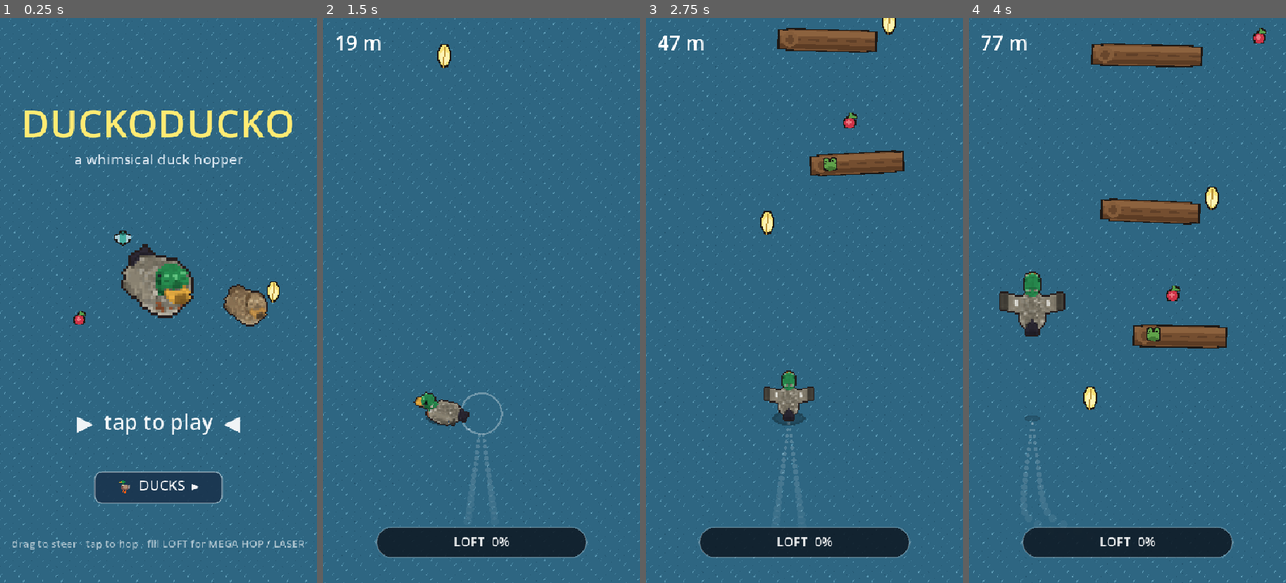
Above: before the commit, frames 1-4 (left to right).
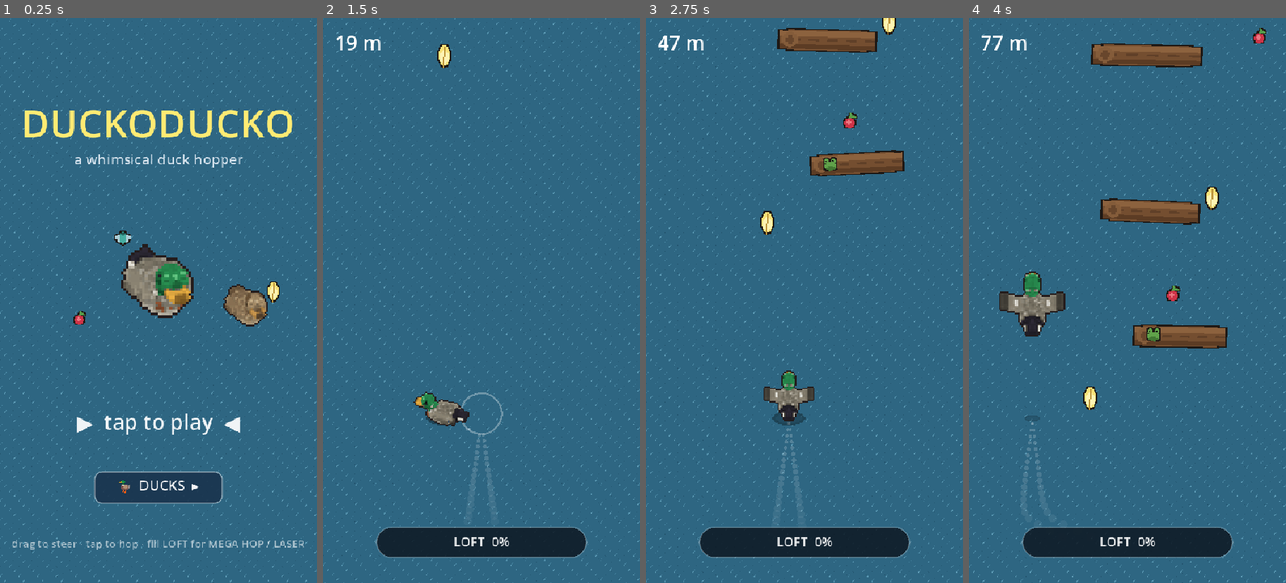
Above: after the commit, the same moments.

Repository: scottx611x/duckoducko
Game: Godot game, scene res://Main.tscn
Same seed, same stepped clock (60 frames per second), same inputs: the game is played once before the commit and once after it.
Inputs (mouse positions are in pixels of both pictures, inside the frame that each line leads up to):
- Up to frame 1 (0.25 s): no input
- Up to frame 2 (1.5 s): tap Enter at 0.5 s; move the mouse to (551, 272) at 0.52 s; tap Space at 0.6, 0.77, 1.07 s; click (551, 272) at 0.67 s; drag from (418, 328) to (465, 413) at 1.27 s
- Up to frame 3 (2.75 s): move the mouse to (836, 176) at 2.02 s; tap L at 2.1 s; click (836, 176) at 2.17 s; tap Space at 2.3 s
- Up to frame 4 (4 s): drag from (1111, 413) to (1032, 215) at 2.77 s; move the mouse to (1222, 385) at 3.52 s; tap M at 3.6 s; click (1222, 385) at 3.67 s; tap Space at 3.77, 3.8 s

The runs differ from the first frame. In frame 1, less than 0.1% of the frame differs, in the area x 39-83%, y 42-52%; in frame 2, less than 0.1%; in frame 3, less than 0.1%; in frame 4, 0.1%, in the area x 16-24%, y 52-56%.

Commit message:
Realistic species art, roguelike upgrade drafts, spinnable duck select
- Voxel realism pass: mallard black rump + white outer tail, hen bill
  saddle, wood duck chest speckles + flank bars + double face stripes,
  pintail long neck + culmen stripe, bufflehead white flanks
- Roguelike-lite (DESIGN §12 adopted): every 400m the river pauses and
  deals a pick-1-of-3 draft from 8 stackable run-scoped upgrades (spring
  legs, double hop, crumb magnet, thick feathers shield, loft engine,
  lazy river, snack radar, tuck & trim); build eulogized on death;
  shield charges shown in HUD
- Duck select: 24-angle turntable renders per species, drag to spin
  freely (slow auto-spin when idle); locked ducks spin as silhouettes
- Smoke test covers draft deal/pick; --dbg captures the draft overlay

Co-Authored-By: Claude Fable 5 <noreply@anthropic.com>

Diff:
--- a/Main.gd
+++ b/Main.gd
@@ -23,6 +23,19 @@
 
 const WELL_DECK := ["well.", "rude.", "that's a log.", "ok.", "hm.", "a tragedy.", "splash.", "a HERON!"]
 
+# roguelike drafts (DESIGN §12): every 400m the river pauses and deals 3 upgrades
+const DRAFT_EVERY := 4000.0     # distance units (10 = 1m)
+const UPGRADES := [
+	{"id": "spring", "name": "SPRING LEGS", "desc": "+15% hop height & hang time"},
+	{"id": "double", "name": "DOUBLE HOP", "desc": "hop again in mid-air"},
+	{"id": "magnet", "name": "CRUMB MAGNET", "desc": "+45% collect reach"},
+	{"id": "shield", "name": "THICK FEATHERS", "desc": "shrug off one bonk"},
+	{"id": "loft", "name": "LOFT ENGINE", "desc": "LOFT fills 30% faster"},
+	{"id": "zen", "name": "LAZY RIVER", "desc": "the river ramps up 25% slower"},
+	{"id": "snacks", "name": "SNACK RADAR", "desc": "+35% more snacks float by"},
+	{"id": "tiny", "name": "TUCK & TRIM", "desc": "10% smaller duck"},
+]
+
 # themed stretches: every 500m the water palette washes down the screen (DESIGN §5)
 const THEME_LEN := 5000.0       # distance units (10 units = 1m)
 const THEMES := [
@@ -92,6 +105,14 @@
 var theme_idx := 0
 var theme_prev := 0
 var theme_sweep := 1.0          # 0..1: the wash line's progress down the screen
+
+# roguelike run state
+var drafting := false
+var draft_choices: Array = []
+var next_draft := DRAFT_EVERY
+var picked := {}                # upgrade id -> stacks taken this run
+var shield_charges := 0
+var air_hops := 0               # double-hops spent since last landing
 
 var loft := 0.0
 var loft_ready := false
@@ -226,6 +247,11 @@
 	await get_tree().create_timer(0.4).timeout
 	hop()
 	await get_tree().create_timer(0.7).timeout
+	distance = next_draft - 5.0                        # cross the 400m draft mark
+	await get_tree().create_timer(0.4).timeout
+	print("SMOKE drafting=", drafting, " choices=", draft_choices.size())
+	_on_press(_draft_rect(1).get_center())             # take the middle card
+	print("SMOKE picked=", picked, " drafting=", drafting)
 	distance = 4990.0                                  # cross a theme boundary
 	await get_tree().create_timer(0.6).timeout
 	print("SMOKE theme=", THEMES[theme_idx].name, " sweep=", theme_sweep)
@@ -287,6 +313,13 @@
 	d["face"] = load("res://art/%s_face.png" % sp)
 	var hp := "res://art/%s_hero.png" % sp                 # front 3/4 for menu (gameplay is back view)
 	d["hero"] = load(hp) if ResourceLoader.exists(hp) else null
+	var spin := []                                         # 24-angle turntable (duck-select)
+	for si in range(24):
+		var sf := "res://art/%s_spin_%02d.png" % [sp, si]
+		if not ResourceLoader.exists(sf):
+			break
+		spin.append(load(sf))
+	d["spin"] = spin
 	var st := []
 	for zi in range(64):
 		var p := "res://art/%s_stack_%02d.png" % [sp, zi]
@@ -324,6 +357,12 @@
 	fancy = false
 	theme_sweep = 1.0
 	state = St.GROUNDED
+	# the upgrade draft overlay
+	_open_draft()
+	await get_tree().create_timer(0.05).timeout
+	await RenderingServer.frame_post_draw
+	get_viewport().get_texture().get_image().save_png("/tmp/s_draft.png")
+	_pick_upgrade(draft_choices[0])
 	loft = 1.0
 	loft_ready = true
 	mega_hop()
@@ -370,10 +409,40 @@
 
 # per-duck hop/mega timing (floaty ducks hang longer AND rise higher)
 func cur_hop_dur() -> float:
-	return HOP_DUR * duck_hop_mul
+	return HOP_DUR * duck_hop_mul * _hop_boost()
 
 func cur_mega_dur() -> float:
 	return MEGA_DUR * (0.9 + 0.2 * duck_hop_mul)
+
+# ---- roguelike upgrades ---------------------------------------------------------
+func _up(id: String) -> int:
+	return picked.get(id, 0)
+
+func _hop_boost() -> float:
+	return pow(1.15, float(_up("spring")))
+
+func _size_mul() -> float:
+	return duck_size_mul * pow(0.9, float(_up("tiny")))
+
+func _open_draft() -> void:
+	drafting = true
+	next_draft += DRAFT_EVERY
+	var pool := UPGRADES.duplicate()
+	pool.shuffle()
+	draft_choices = pool.slice(0, 3)
+	center_label.visible = false
+	_sfx("chime", 1.25)
+
+func _draft_rect(i: int) -> Rect2:
+	return Rect2(70.0, 310.0 + i * 150.0, 400.0, 130.0)
+
+func _pick_upgrade(u: Dictionary) -> void:
+	picked[u.id] = picked.get(u.id, 0) + 1
+	if u.id == "shield":
+		shield_charges += 1
+	drafting = false
+	_sfx("unlock")
+	_flash(u.name + "!")
 
 func reset_game() -> void:
 	state = St.GROUNDED
@@ -411,6 +480,12 @@
 	theme_idx = 0
 	theme_prev = 0
 	theme_sweep = 1.0
+	drafting = false
+	draft_choices.clear()
+	next_draft = DRAFT_EVERY
+	picked.clear()
+	shield_charges = 0
+	air_hops = 0
 	cam.zoom = Vector2.ONE
 	cam.offset = Vector2.ZERO
 	center_label.visible = false
@@ -451,6 +526,12 @@
 		_sfx("click")
 		reset_game()
 		return
+	if drafting:
+		for i in draft_choices.size():
+			if _draft_rect(i).has_point(pos):
+				_pick_upgrade(draft_choices[i])
+				return
+		return
 	# tapping the (ready) LOFT bar: left half = MEGA, right half = LASER
 	if loft_ready and Rect2(loft_bar.position, loft_bar.size).has_point(pos):
 		if pos.x < loft_bar.position.x + loft_bar.size.x * 0.5:
@@ -510,7 +591,7 @@
 # ---- actions -----------------------------------------------------------------
 func hop() -> void:
 	idle_timer = 0.0
-	if not alive or in_menu:
+	if not alive or in_menu or drafting:
 		return
 	if state == St.GROUNDED:
 		state = St.HOPPING
@@ -522,6 +603,10 @@
 			_sfx("hop", 1.3)                       # the fancy one sounds fancier
 		else:
 			_sfx("hop", randf_range(0.95, 1.1))
+	elif state == St.HOPPING and air_hops < _up("double"):
+		air_hops += 1                              # DOUBLE HOP: relaunch mid-air
+		hop_t = 0.0
+		_sfx("hop", 1.2)
 
 func mega_hop() -> void:
 	if not alive or in_menu or not loft_ready or state == St.MEGA or laser_t > 0.0:
@@ -552,7 +637,14 @@
 	best_m = maxi(best_m, m)
 	_save()
 	var sub := "NEW BEST!" if record else "best: %d m" % best_m
-	center_label.text = "%s\n\n%d m · %s\n+%d 🪶\n\ntap to retry" % [msg, m, sub, run_feathers]
+	var build := ""                     # the run's draft picks, eulogized
+	for u in UPGRADES:
+		var n: int = picked.get(u.id, 0)
+		if n > 0:
+			build += ("" if build == "" else " · ") + u.name + ("" if n == 1 else " ×%d" % n)
+	if build != "":
+		build = "\n" + build
+	center_label.text = "%s\n\n%d m · %s\n+%d 🪶%s\n\ntap to retry" % [msg, m, sub, run_feathers, build]
 	center_label.visible = true
 
 # ---- per-frame ---------------------------------------------------------------
@@ -560,13 +652,13 @@
 	anim_t += delta
 	if in_select:
 		select_yaw += delta * 0.7
-	if not in_menu and not in_select and alive:
+	if not in_menu and not in_select and alive and not drafting:
 		_update_play(delta)
 	_update_ripples(delta)
 	queue_redraw()
 
 func _update_play(delta: float) -> void:
-	speed = BASE_SPEED + SPEED_RAMP * (distance / 200.0)
+	speed = BASE_SPEED + SPEED_RAMP * (distance / 200.0) * pow(0.75, _up("zen"))
 	distance += speed * delta
 	idle_timer += delta
 
@@ -575,6 +667,10 @@
 		_sfx("chime", pow(2.0, PENTA[milestone_step % PENTA.size()] / 12.0), -4.0)
 		milestone_step += 1
 		next_milestone += 100
+
+	# roguelike draft: deal 3 upgrades at each 400m mark (waits for a grounded duck)
+	if distance >= next_draft and state == St.GROUNDED and laser_t <= 0.0:
+		_open_draft()
 
 	# themed stretches: new palette washes down the screen, the duck approves
 	var ti := int(distance / THEME_LEN) % THEMES.size()
@@ -626,7 +722,7 @@
 			var z := 1.0 - 0.26 * hop_height()
 			cam.zoom = Vector2(z, z)
 			for it in items:
-				if not it.got and absf(it.x - duck_x) < 70.0:
+				if not it.got and absf(it.x - duck_x) < 70.0 * (1.0 + 0.45 * _up("magnet")):
 					_collect(it)
 			if mega_t / cur_mega_dur() >= 1.0:
 				state = St.GROUNDED
@@ -649,6 +745,7 @@
 	return state == St.MEGA or laser_t > 0.0
 
 func _land(mega: bool) -> void:
+	air_hops = 0
 	ripples.append({"x": duck_x, "y": BASE_Y, "t": 0.0, "max": 220.0 if mega else 90.0})
 	if mega:
 		_sfx("splash_big")
@@ -686,7 +783,7 @@
 	item_timer -= delta
 	if item_timer <= 0.0:
 		items.append({"x": randf_range(40.0, VIEW.x - 40.0), "y": -40.0, "got": false, "kind": _pick_kind()})
-		item_timer = randf_range(0.55, 1.2)
+		item_timer = randf_range(0.55, 1.2) / (1.0 + 0.35 * _up("snacks"))
 
 	heron_timer -= delta
 	if heron_timer <= 0.0 and distance > HERON_START:
@@ -732,11 +829,13 @@
 	enemies = e_survivors
 
 func _collide() -> void:
-	var r := DUCK_R * duck_size_mul
+	var r := DUCK_R * _size_mul()
+	var reach := (r + 18.0) * (1.0 + 0.45 * _up("magnet"))
 	for it in items:
-		if not it.got and Vector2(it.x - duck_x, it.y - BASE_Y).length() < r + 18.0:
+		if not it.got and Vector2(it.x - duck_x, it.y - BASE_Y).length() < reach:
 			_collect(it)
 
+	var smashed = null
 	for l in logs:
 		if absf(l.x - duck_x) < l.w * 0.5 + r * 0.52 and absf(l.y - BASE_Y) < l.h * 0.5 + r * 0.52:
 			if is_airborne() or is_invincible():
@@ -747,14 +846,32 @@
 					if l.frog and not l.frog_gone:
 						l.frog_gone = true
 						ripples.append({"x": l.x - l.w * 0.3, "y": l.y, "t": 0.0, "max": 50.0})
+			elif shield_charges > 0:
+				shield_charges -= 1              # THICK FEATHERS soaks the bonk
+				smashed = l
+				duck_shake = 0.3
+				_sfx("bonk", 1.3, -6.0)
+				_flash("POOF.")
+				break
 			else:
 				die(WELL_DECK[randi() % WELL_DECK.size()])
 				return
+	if smashed != null:
+		ripples.append({"x": smashed.x, "y": smashed.y, "t": 0.0, "max": 110.0})
+		logs.erase(smashed)
 
 	# the heron dive ignores hopping (it's aerial) — you must STEER clear, or be invincible
 	if not is_invincible():
 		for e in enemies:
 			if absf(e.x - duck_x) < 44.0 and absf(e.y - BASE_Y) < 42.0:
+				if shield_charges > 0:
+					shield_charges -= 1
+					duck_shake = 0.3
+					_sfx("bonk", 1.3, -6.0)
+					_flash("POOF.")
+					ripples.append({"x": e.x, "y": e.y, "t": 0.0, "max": 110.0})
+					enemies.erase(e)
+					return
 				die("a HERON!")
 				return
 
@@ -769,7 +886,7 @@
 	ripples.append({"x": it.x, "y": it.y, "t": 0.0, "max": 40.0})
 
 func _add_loft(amount: float) -> void:
-	loft = clampf(loft + amount, 0.0, 1.0)
+	loft = clampf(loft + amount * (1.0 + 0.3 * _up("loft")), 0.0, 1.0)
 	if loft >= 1.0 and not loft_ready:
 		loft_ready = true
 		_sfx("chime", 1.5)                         # LOFT ready fanfare
@@ -789,6 +906,8 @@
 
 func _refresh_hud() -> void:
 	score_label.text = "%d m" % int(distance / 10.0)
+	if shield_charges > 0:
+		score_label.text += "   🛡 %d" % shield_charges
 	loft_bar.value = loft
 	loft_bar.is_ready = loft_ready
 
@@ -883,6 +1002,22 @@
 
 	_draw_duck()
 
+	# draft overlay: the river waits while you choose
+	if drafting:
+		draw_rect(Rect2(Vector2.ZERO, VIEW), Color(0.02, 0.05, 0.09, 0.6))
+		draw_string(font, Vector2(0, 250), "CHOOSE AN UPGRADE", HORIZONTAL_ALIGNMENT_CENTER, VIEW.x, 38, Color(1, 0.92, 0.45))
+		for i in draft_choices.size():
+			var rc := _draft_rect(i)
+			draw_style_box(_btn_sb(), rc)
+			var u: Dictionary = draft_choices[i]
+			var owned: int = picked.get(u.id, 0)
+			var nm: String = u.name if owned == 0 else "%s  ×%d" % [u.name, owned + 1]
+			draw_string(font, Vector2(rc.position.x, rc.position.y + 54), nm,
+				HORIZONTAL_ALIGNMENT_CENTER, rc.size.x, 28, Color.WHITE)
+			draw_string(font, Vector2(rc.position.x, rc.position.y + 92), u.desc,
+				HORIZONTAL_ALIGNMENT_CENTER, rc.size.x, 19, Color(1, 1, 1, 0.75))
+		return
+
 	if alive and state == St.GROUNDED and idle_timer > 4.0:
 		var dp := Vector2(duck_x, BASE_Y)
 		draw_string(font, dp + Vector2(-26, -DUCK_R - 40), "quack?",
@@ -891,7 +1026,7 @@
 func _draw_duck() -> void:
 	var h := hop_height()
 	var shake_x := (randf() - 0.5) * 14.0 if duck_shake > 0.0 else 0.0
-	var lift: float = (HOP_LIFT if state != St.MEGA else MEGA_LIFT) * duck_hop_mul
+	var lift: float = (HOP_LIFT * _hop_boost() if state != St.MEGA else MEGA_LIFT) * duck_hop_mul
 	var duck_pos := Vector2(duck_x + shake_x, BASE_Y - h * lift)
 	var duck_scale := 1.0 + (0.35 if state != St.MEGA else 1.2) * h
 
@@ -910,7 +1045,7 @@
 			_draw_stack(duck_pos, 2.4 + 1.8 * h, st_slices, yaw, roll, false)
 		else:
 			var fr := _duck_frame(h)
-			var ds := fr.get_size() * DUCK_DRAW * duck_scale
+			var ds := fr.get_size() * DUCK_DRAW * duck_scale * pow(0.9, float(_up("tiny")))
 			if fancy and state == St.HOPPING:
 				# the fancy hop: a full unannounced barrel roll, spinning into the steer
 				var dir: float = signf(duck_vx) if absf(duck_vx) > 20.0 else 1.0
@@ -1023,17 +1158,23 @@
 	var unlocked := _is_unlocked(sel_index)
 	var sp: String = duck.species
 	var bob := sin(anim_t * 2.5) * 8.0
-	# big PIXEL-ART render that cycles through poses (a little turntable)
-	if unlocked and sp != "" and ducks.has(sp):
-		var poses = _showcase(ducks[sp])
-		var fr = poses[int(anim_t * 1.6) % poses.size()]
+	# big render on a free-spinning turntable: drag to rotate, idles slowly otherwise
+	var cur = ducks.get(sp, ducks["mallard"])
+	var spin: Array = cur.get("spin", [])
+	var fr = null
+	if not spin.is_empty():
+		fr = spin[int(floor(fposmod(select_yaw, TAU) / TAU * spin.size())) % spin.size()]
+	else:
+		fr = cur.get("hero")
+		if fr == null:
+			fr = cur["idle"][0]
+	if unlocked:
 		_blit_centered(fr, Vector2(cx, 320.0 + bob), 6.0)
 	else:
-		# locked: the actual species as a dark silhouette — show the shape, keep the mystery
-		var lcur = ducks.get(sp, ducks["mallard"])
-		var lhero = lcur.get("hero")
-		_blit_modulated(lhero if lhero != null else lcur["idle"][0], Vector2(cx, 320.0 + bob), 6.0, Color(0.32, 0.35, 0.42, 1.0))
+		# locked: same spinnable shape, dark silhouette — keep the mystery
+		_blit_modulated(fr, Vector2(cx, 320.0 + bob), 6.0, Color(0.32, 0.35, 0.42, 1.0))
 		draw_string(font, Vector2(0, 355.0), "LOCKED", HORIZONTAL_ALIGNMENT_CENTER, VIEW.x, 28, Color(1, 1, 1, 0.7))
+	draw_string(font, Vector2(0, 432.0), "◂ drag to spin ▸", HORIZONTAL_ALIGNMENT_CENTER, VIEW.x, 17, Color(1, 1, 1, 0.45))
 
 	# name + trait + stat bars
 	draw_string(font, Vector2(0, 466.0), duck.name, HORIZONTAL_ALIGNMENT_CENTER, VIEW.x, 34, Color.WHITE)
@@ -1073,13 +1214,6 @@
 		else:
 			_blit_modulated(th, r.get_center(), 1.4, Color(0.34, 0.37, 0.44, 1.0))
 
-func _showcase(cur) -> Array:
-	# front-facing turntable: hero face <-> side profiles (never the unflattering belly-up back)
-	var hero = cur.get("hero")
-	if hero == null:
-		hero = cur["idle"][0]
-	return [hero, cur["side"][1], hero, cur["side"][-1]]
-
 func _blit_modulated(tex, pos: Vector2, scale: float, mod: Color) -> void:
 	if tex == null:
 		return
Binary file changed: art/bufflehead_bank_0.png
Binary file changed: art/bufflehead_bank_1.png
Binary file changed: art/bufflehead_bank_2.png
Binary file changed: art/bufflehead_bank_3.png
Binary file changed: art/bufflehead_bank_4.png
Binary file changed: art/bufflehead_bank_5.png
Binary file changed: art/bufflehead_bank_6.png
Binary file changed: art/bufflehead_face.png
Binary file changed: art/bufflehead_hero.png
Binary file changed: art/bufflehead_idle_0.png
Binary file changed: art/bufflehead_idle_1.png
Binary file changed: art/bufflehead_side_left.png
(and 334 more such lines)
